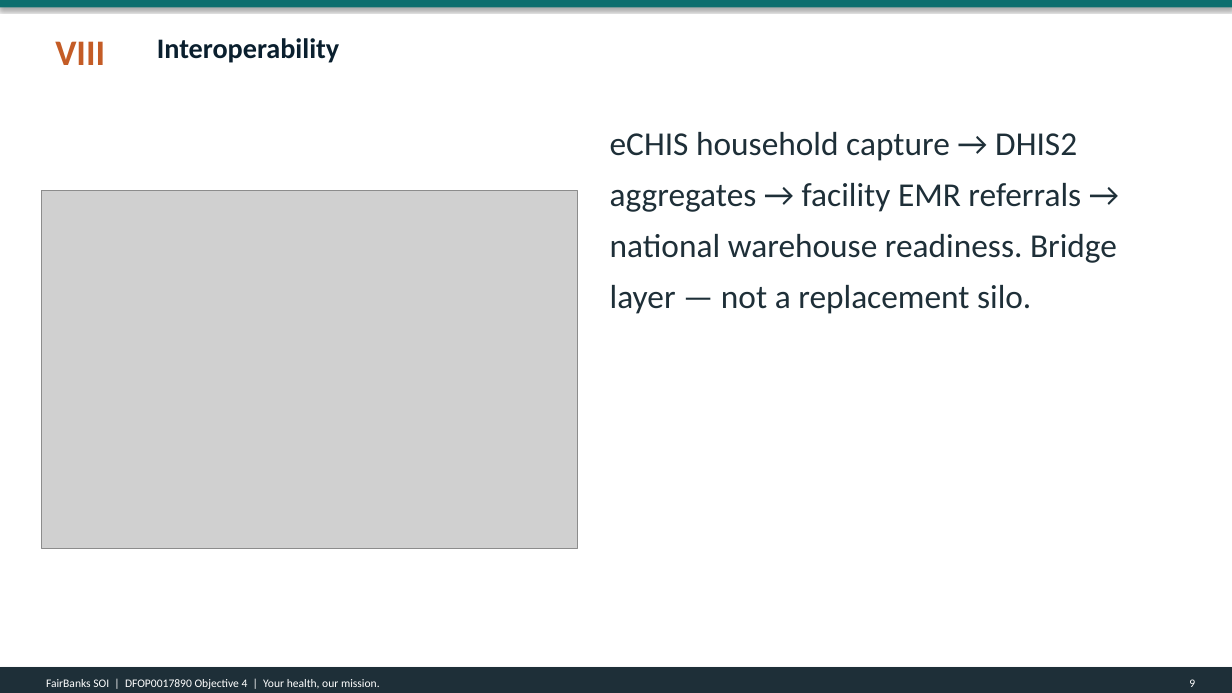
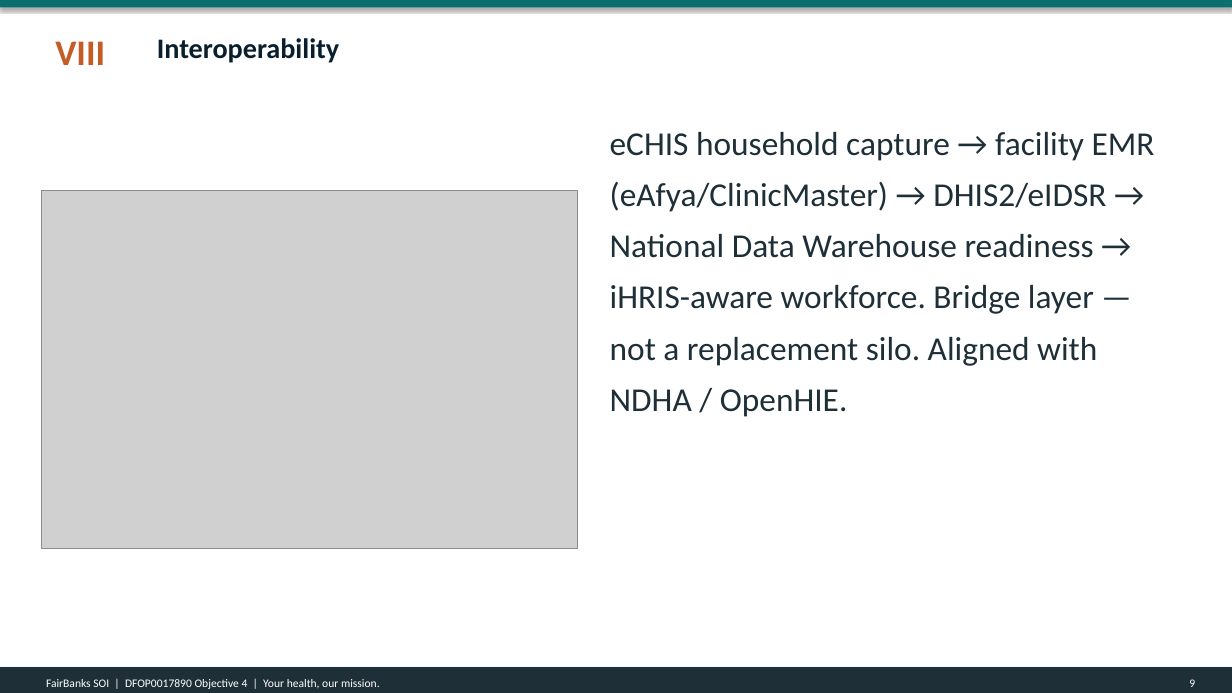
Before and after one commit to WASSWA2624/fairbanks, a slide deck: slide 9 of applications/dos-uganda/documents/dos-uganda_ppt.pptx. Drawn at 1232x693 pixels with LibreOffice and Linux fonts; fonts in the diff are those of the drawing; grey boxes stand for pictures. Boxes give left, top, right and bottom in pixels: in the first picture for what was removed or moved away, otherwise in the second. Text is boxed around its words. In the diff, an @@ line names an element or a change of style, - is before the commit and + after.

```diff
--- a/applications/dos-uganda/documents/dos-uganda_ppt.pptx
+++ b/applications/dos-uganda/documents/dos-uganda_ppt.pptx
@@ text at <box>610,132,1155,417</box>: text changed @@
-eCHIS household capture → DHIS2 aggregates → facility EMR referrals → national warehouse readiness. Bridge layer — not a replacement silo.
+eCHIS household capture → facility EMR (eAfya/ClinicMaster) → DHIS2/eIDSR → National Data Warehouse readiness → iHRIS-aware workforce. Bridge layer — not a replacement silo. Aligned with NDHA / OpenHIE.
```
Also in this commit, not shown: 9 other slides changed, 4 other files.
